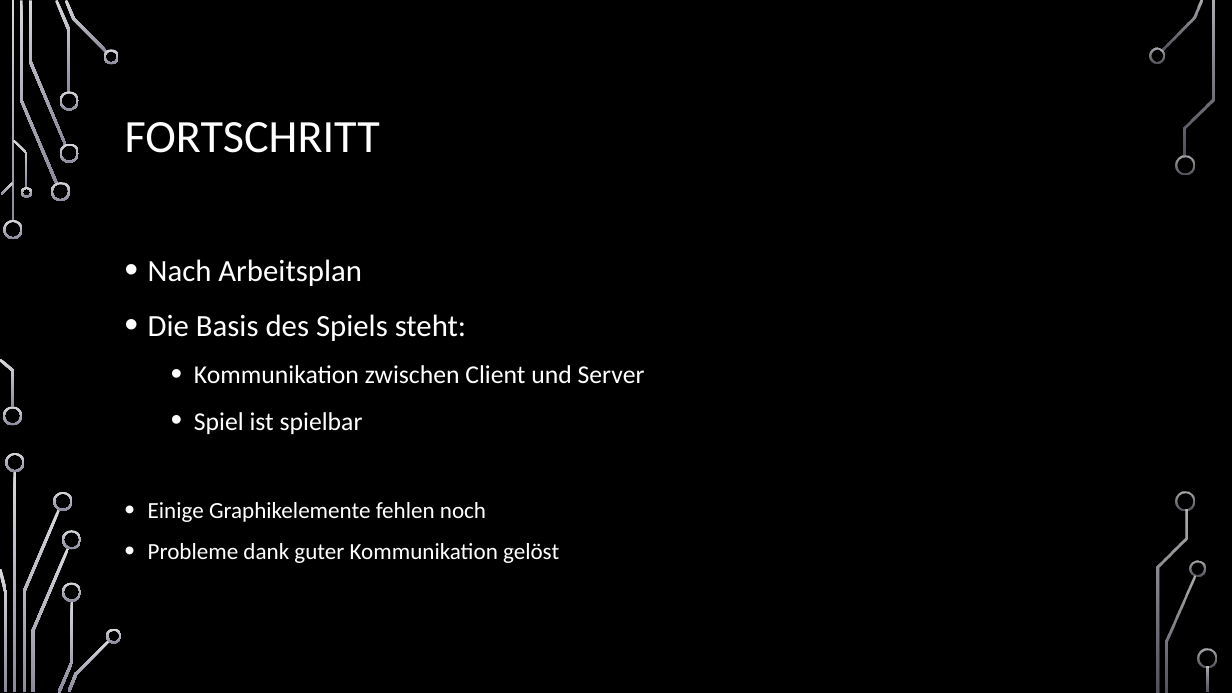
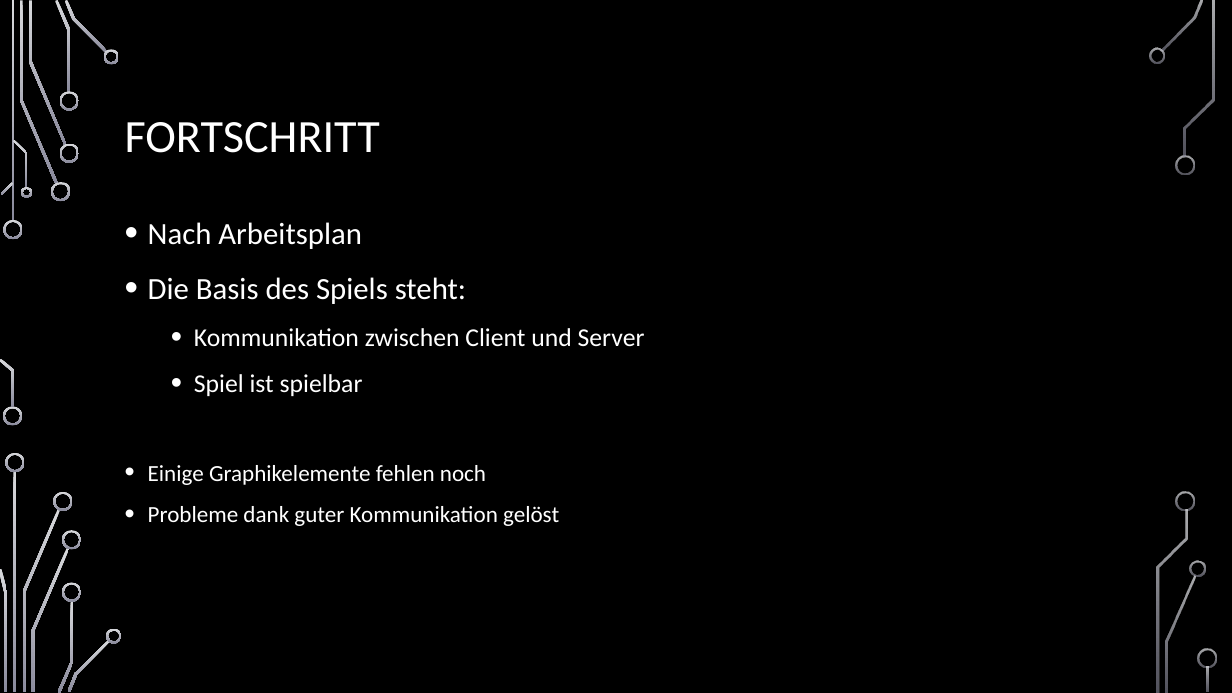
Before and after one commit to jnussbaum/TheBachelorsChaseGame, a slide deck: slide 4 of documents/Meilensteine/Meilenstein III/Meilenstein_3_Präsentation .pptx. Drawn at 1232x693 pixels with LibreOffice and Linux fonts; fonts in the diff are those of the drawing; background and template pictures are left out. Boxes give left, top, right and bottom in pixels: in the first picture for what was removed or moved away, otherwise in the second. Text is boxed around its words. In the diff, an @@ line names an element or a change of style, - is before the commit and + after.

```diff
--- a/documents/Meilensteine/Meilenstein III/Meilenstein_3_Präsentation .pptx
+++ b/documents/Meilensteine/Meilenstein III/Meilenstein_3_Präsentation .pptx
@@ text "Nach Arbeitsplan": place and size @@
-text "Nach Arbeitsplan" at [148,259,645,563]
+text "Nach Arbeitsplan" at [148,222,645,526]
```
Also in this commit, not shown: 3 other slides changed, 2 other files.
